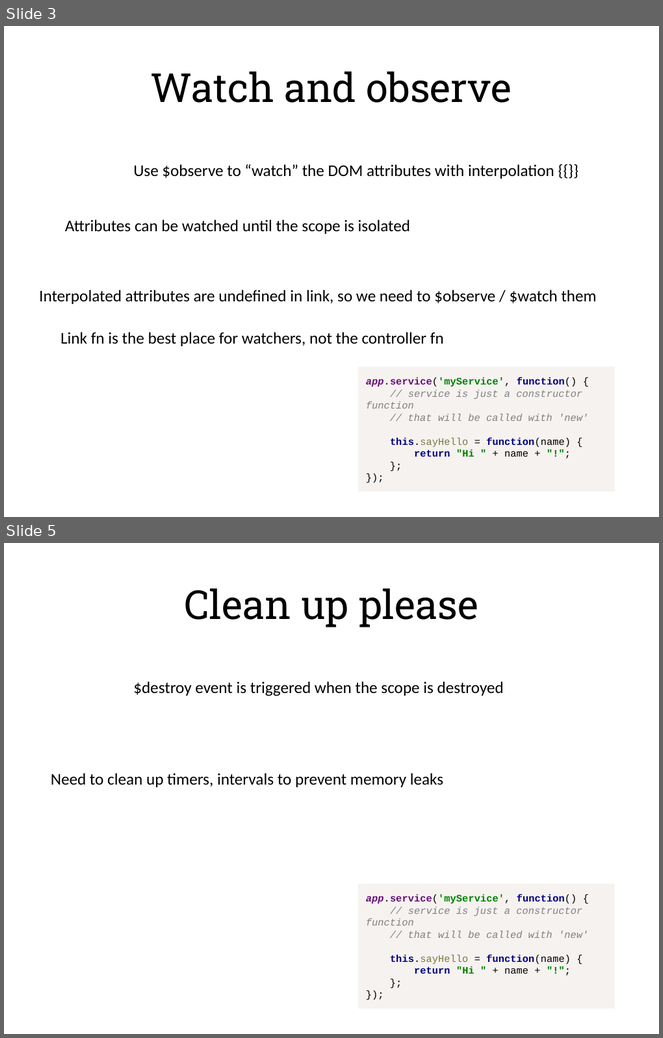
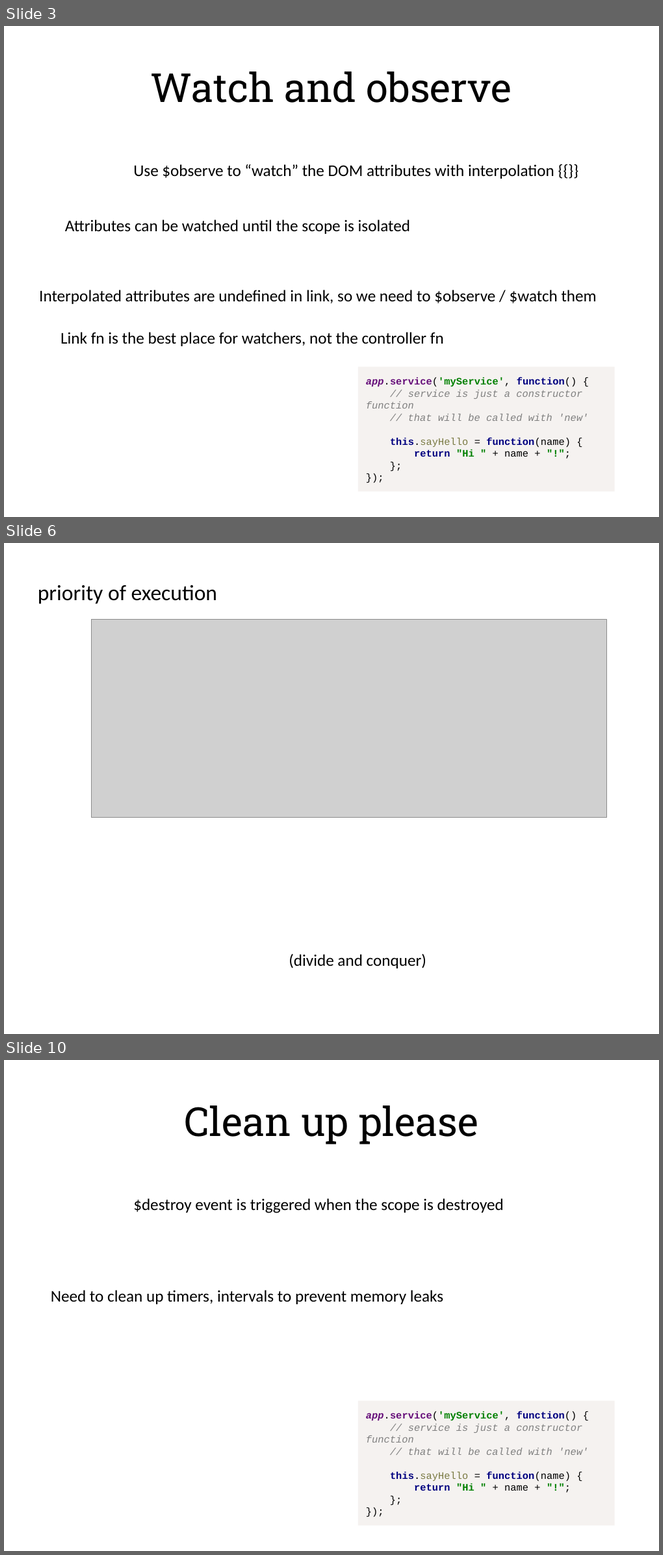
Before and after one commit to alexeymatveevp/angularjs-course, a slide deck: docs/03_directives.pptx. Shown one above the other, each under a label of ours: slides 3 and 5 before the commit, slides 3, 6 and 10 after it; the slides between them are not shown. The pictures are 663x1038 and 663x1555 pixels, drawn with LibreOffice and Linux fonts; fonts in the diff are those of the drawing; grey boxes stand for pictures. Boxes give left, top, right and bottom in pixels: in the first picture for what was removed or moved away, otherwise in the second. Text is boxed around its words. In the diff, an @@ line names an element or a change of style, - is before the commit and + after.

```diff
--- a/docs/03_directives.pptx
+++ b/docs/03_directives.pptx
@@ slide 6 added at bbox=[4, 543, 659, 1034], background #FFFFFF @@
@@ text added at bbox=[38, 585, 218, 604], 24 pt, text #000000 @@
+priority of execution
@@ picture added at bbox=[91, 620, 606, 817] @@
@@ text added at bbox=[289, 954, 426, 969], 18 pt, text #000000 @@
+(divide and conquer)
@@ what was slide 5 is now slide 10 @@
```
Also in this commit, not shown: 1 slide changed, 4 other slides added, 9 other files.
